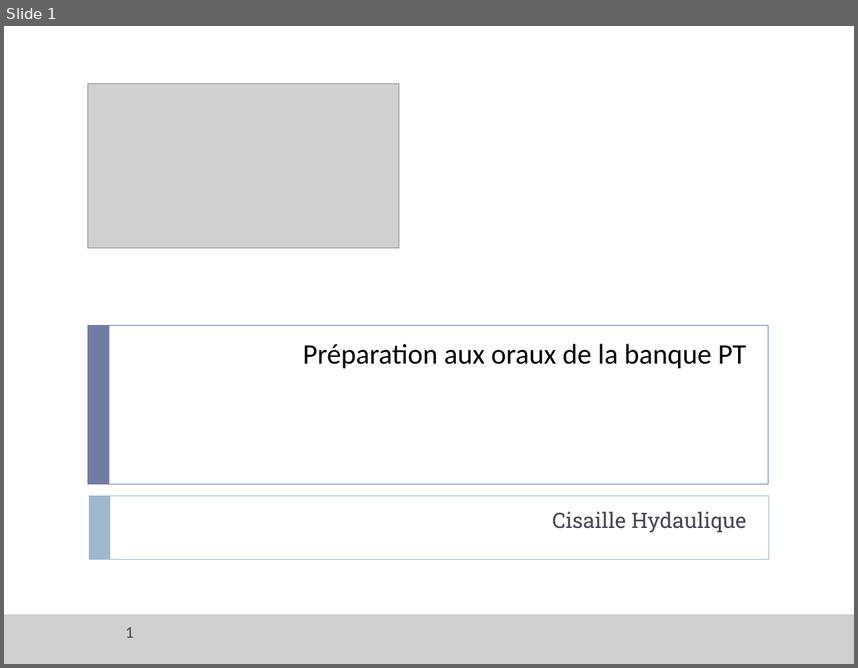
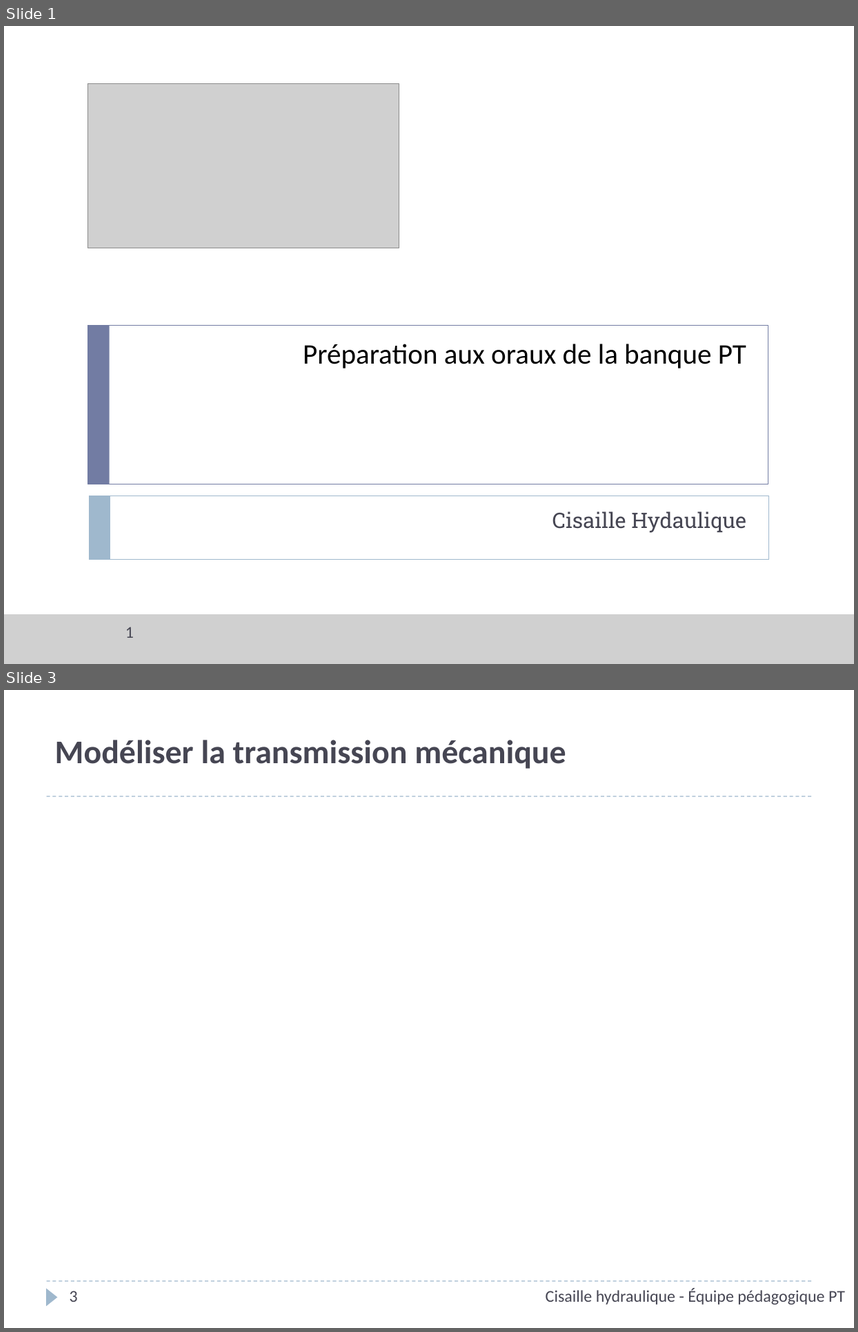
Before and after one commit to xpessoles/PT_Oraux, a slide deck: Interrogation_SII/03_Cisaille hydraulique/ServoMoteur_CommandeVanne_Corrige.pptx. Shown one above the other, each under a label of ours: slide 1 before the commit, slides 1 and 3 after it; the slides between them are not shown. The pictures are 858x668 and 858x1332 pixels, drawn with LibreOffice and Linux fonts; fonts in the diff are those of the drawing; grey boxes stand for pictures; background and template pictures are left out. Boxes give left, top, right and bottom in pixels: in the first picture for what was removed or moved away, otherwise in the second. Text is boxed around its words. In the diff, an @@ line names an element or a change of style, - is before the commit and + after.

```diff
--- a/Interrogation_SII/03_Cisaille hydraulique/ServoMoteur_CommandeVanne_Corrige.pptx
+++ b/Interrogation_SII/03_Cisaille hydraulique/ServoMoteur_CommandeVanne_Corrige.pptx
@@ slide 3 added at [4, 690, 854, 1328], background #FFFFFF @@
@@ title added at [55, 740, 566, 769], 28 pt, text #464653, bold @@
+Modéliser la transmission mécanique
@@ line added from (47, 796) to (811, 796), #9FB8CD 0.75 pt dashed @@
@@ line added from (47, 1281) to (811, 1281), #9FB8CD 0.75 pt dashed @@
@@ triangle added at [47, 1288, 58, 1305], fill #9FB8CD @@
@@ text added at [546, 1288, 845, 1304], 14 pt, text #464653 @@
+Cisaille hydraulique - Équipe pédagogique PT
@@ page number added at [70, 1290, 78, 1301], 14 pt, text #464653 @@
+3
```
Also in this commit, not shown: 2 slides changed, 3 other slides added, 2 other files.
